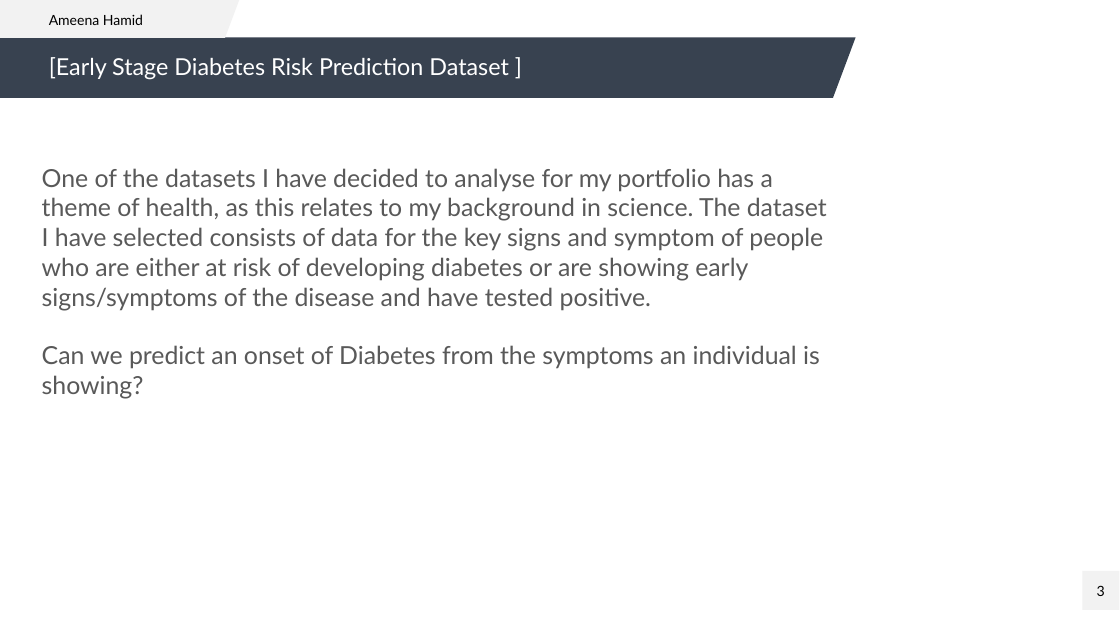
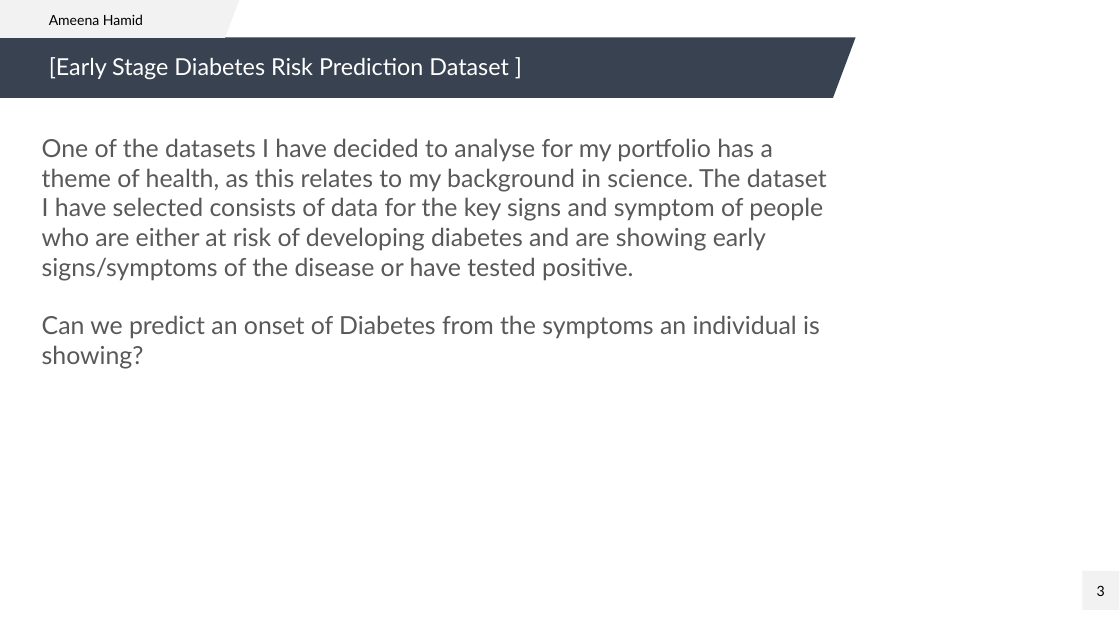
Before and after one commit to AmeenaHamid/Ameena_H, a slide deck: slide 3 of Data Portfolio.pptx. Drawn at 1120x630 pixels with LibreOffice and Linux fonts; fonts in the diff are those of the drawing; background and template pictures are left out. Boxes give left, top, right and bottom in pixels: in the first picture for what was removed or moved away, otherwise in the second. Text is boxed around its words. In the diff, an @@ line names an element or a change of style, - is before the commit and + after.

```diff
--- a/Data Portfolio.pptx
+++ b/Data Portfolio.pptx
@@ text at box(42, 138, 827, 281): text changed @@
-One of the datasets I have decided to analyse for my portfolio has a theme of health, as this relates to my background in science. The dataset I have selected consists of data for the key signs and symptom of people who are either at risk of developing diabetes or are showing early signs/symptoms of the disease and have tested positive.
+One of the datasets I have decided to analyse for my portfolio has a theme of health, as this relates to my background in science. The dataset I have selected consists of data for the key signs and symptom of people who are either at risk of developing diabetes and are showing early signs/symptoms of the disease or have tested positive.
```
Also in this commit, not shown: 1 other slide changed, 1 slide added, 1 slide removed.
